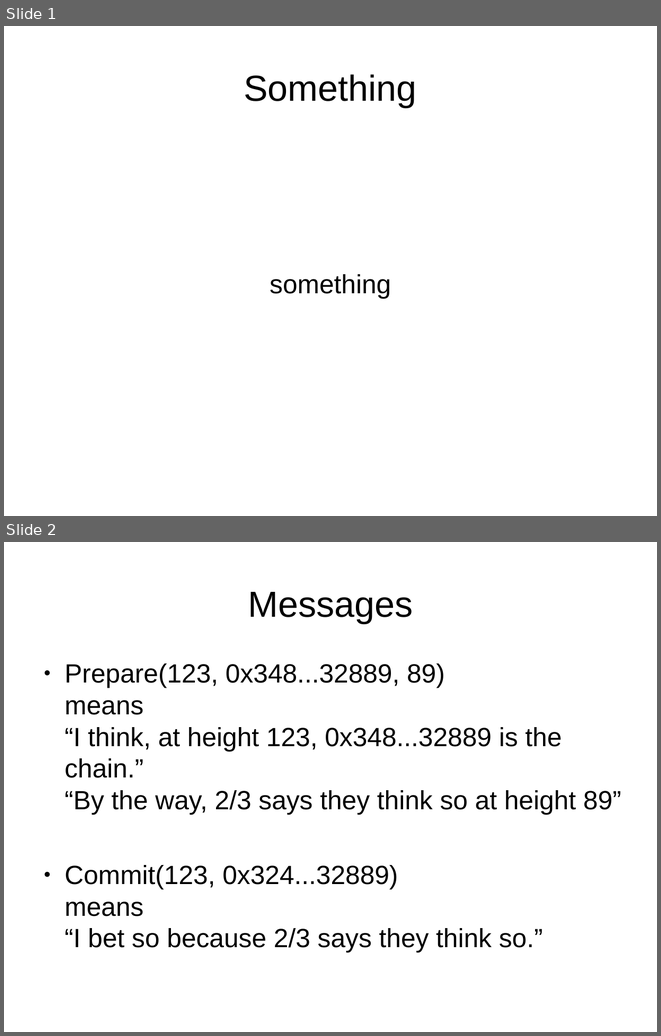
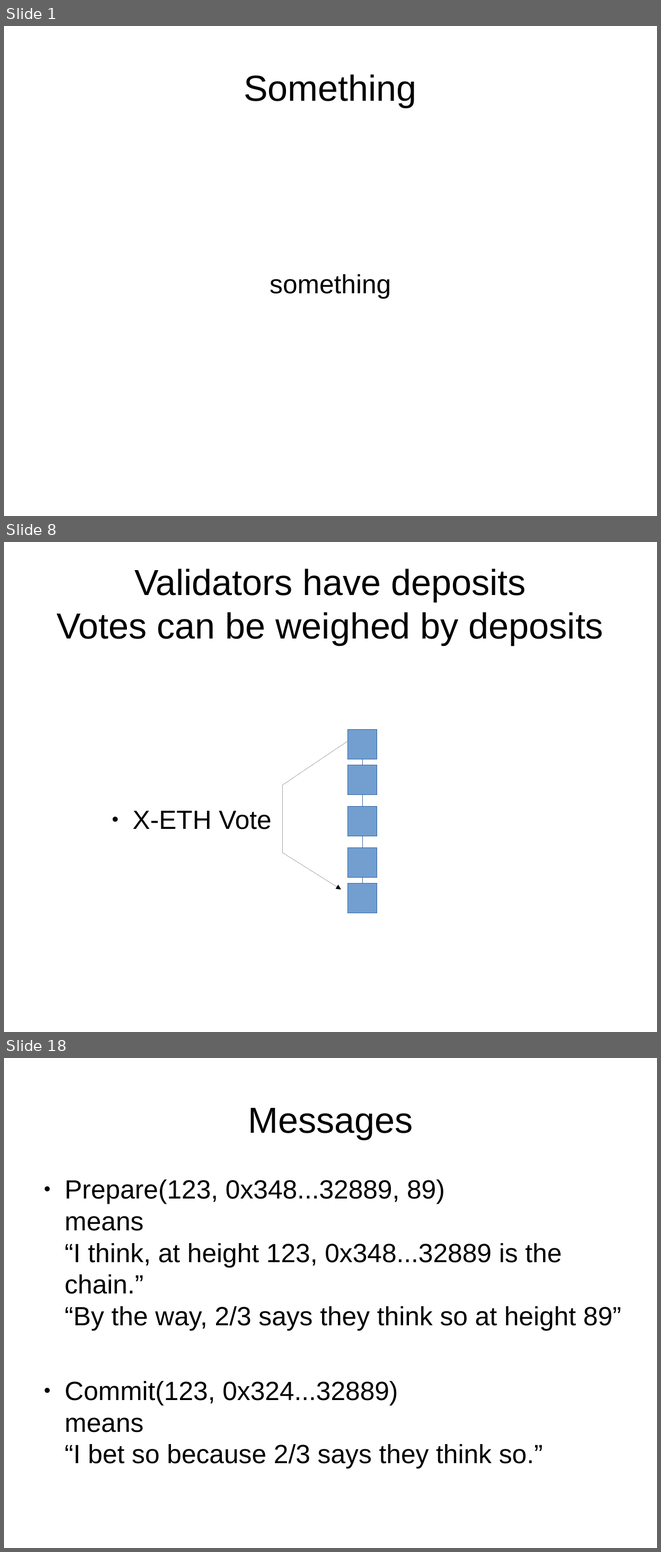
Before and after one commit to palmskog/pos, a slide deck: slide.odp. Shown one above the other, each under a label of ours: slides 1 and 2 before the commit, slides 1, 8 and 18 after it; the slides between them are not shown. The pictures are 661x1036 and 661x1552 pixels, drawn with LibreOffice and Linux fonts; fonts in the diff are those of the drawing. Boxes give left, top, right and bottom in pixels: in the first picture for what was removed or moved away, otherwise in the second. Text is boxed around its words. In the diff, an @@ line names an element or a change of style, - is before the commit and + after.

```diff
--- a/slide.odp
+++ b/slide.odp
@@ slide 8 added at [4, 542, 657, 1032], background #FFFFFF @@
@@ title added at [56, 568, 603, 645], 44 pt, text #000000 @@
+Validators have deposits
+Votes can be weighed by deposits
@@ rectangle added at [347, 729, 377, 759], fill #729FCF, outline #3465A4 0 pt @@
@@ freeform shape added at [282, 741, 347, 889], outline #000000 0 pt @@
@@ elbow line added from (362, 765) to (362, 759), #3465A4 0 pt @@
@@ rectangle added at [347, 765, 377, 794], fill #729FCF, outline #3465A4 0 pt @@
@@ elbow line added from (362, 806) to (362, 794), #3465A4 0 pt @@
@@ text added at [133, 810, 271, 829], 32 pt, text #000000 @@
+● X-ETH Vote
@@ rectangle added at [347, 806, 377, 836], fill #729FCF, outline #3465A4 0 pt @@
@@ elbow line added from (362, 848) to (362, 836), #3465A4 0 pt @@
@@ rectangle added at [347, 848, 377, 877], fill #729FCF, outline #3465A4 0 pt @@
@@ rectangle added at [347, 883, 377, 913], fill #729FCF, outline #3465A4 0 pt @@
@@ elbow line added from (362, 883) to (362, 877), #3465A4 0 pt @@
@@ what was slide 2 is now slide 18 @@
```
Also in this commit, not shown: 1 slide changed, 14 other slides added.
